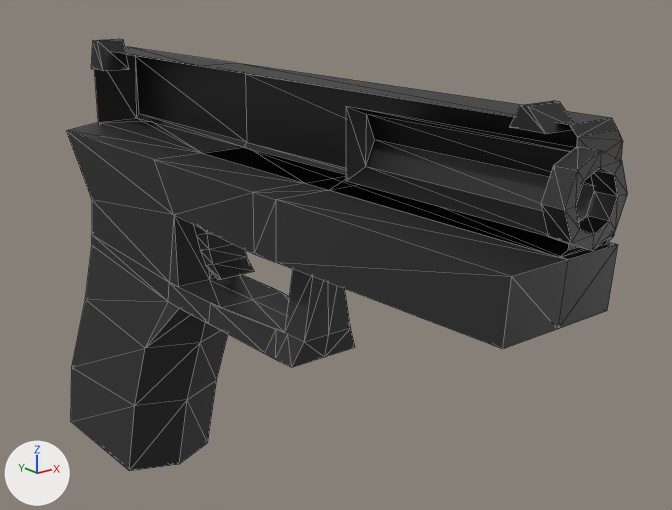
One commit to the glTF model models/pistol_real/glug.gltf: the scene before it, then after it.
One viewpoint serves both versions: a 50 mm camera at (-2.89, -5.74, 2.57) aimed at (0.47, -1.54, 0.89). Every picture has the same lights, and +X, +Y and +Z are marked at lower left. The older version comes first. Mesh edges are drawn as thin lines. Where no turn or scale is listed for an object, it has been applied to the vertices. Vertices at exactly the same position are counted once.

Before the edit, the objects in view are built like this:
```python
me_cube_002 = bpy.data.meshes.new('Cube.002')
me_cube_002.from_pydata(...)  # 118 vertices, 234 faces; spans x -0.33..0.33, y -3.58..1.08, z -1.01..1.46
me_cube_002.materials.append(mat_material_002)  # black #2a2a2a
me_cube_003 = bpy.data.meshes.new('Cube.003')
me_cube_003.from_pydata(...)  # 34 vertices, 54 faces; spans x 0.0..0.33, y -3.58..0.65, z 1.46..1.99
me_cube_003.materials.append(mat_material_001)  # dark grey #4d4c4c
me_cube_006 = bpy.data.meshes.new('Cube.006')
me_cube_006.from_pydata(...)  # 28 vertices, 52 faces; spans x -0.121..0.121, y -1.174..-0.749, z 0.753..1.304
me_cube_006.materials.append(mat_material_001)  # dark grey #4d4c4c
ob_cube = bpy.data.objects.new('Cube', me_cube_002)
ob_cube.location = (0.0, 0.0, 0.0)
ob_cube_001 = bpy.data.objects.new('Cube.001', me_cube_003)
ob_cube_001.location = (0.0, 0.0, 0.0)
ob_cube_004 = bpy.data.objects.new('Cube.004', me_cube_006)
ob_cube_004.location = (0.0, 0.0, 0.0)
# also in view: 'Circle' at (0.0, -3.64, 1.72); 'Cube.002' at (0.0, 0.39, 1.97); 'Cube.003' at (0.0, -3.42, 2.0)
```
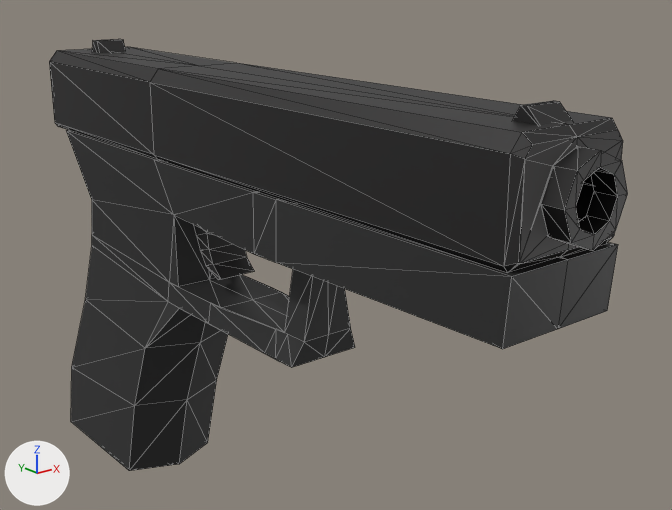
Where the change shows, as pixel boxes (x1, y1, x2, y2) in the pictures (672 x 510 px):
'Cube.001', reshaped (8% wider, 8% taller): before (94, 47, 623, 257); after (49, 47, 623, 273)
part 1 of me_cube_003, added: after (49, 49, 577, 273)

The edits, one by one:
me_cube_003 is used by ob_cube_001; location (0.0, 0.0, 0.0).
me_cube_003 had 34 vertices, 54 faces and spanned x 0.0..0.33, y -3.58..0.65, z 1.46..1.99.
me_cube_003 now has 56 vertices, 108 faces and spans x -0.33..0.33, y -3.58..0.65, z 1.46..1.99.
Part 1, on me_cube_003:
22 vertices are added at x -0.33..-0.13, y -3.58..0.65, z 1.46..1.99.
54 new faces join them.
